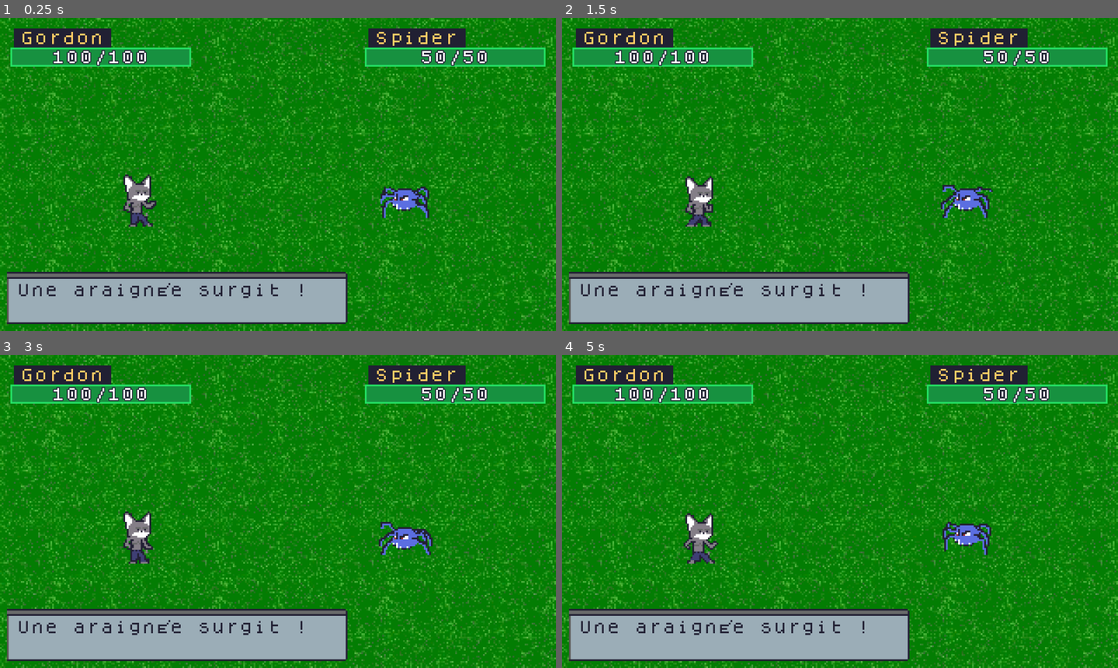
Above: before the commit, frames 1-4 (two rows, left to right).
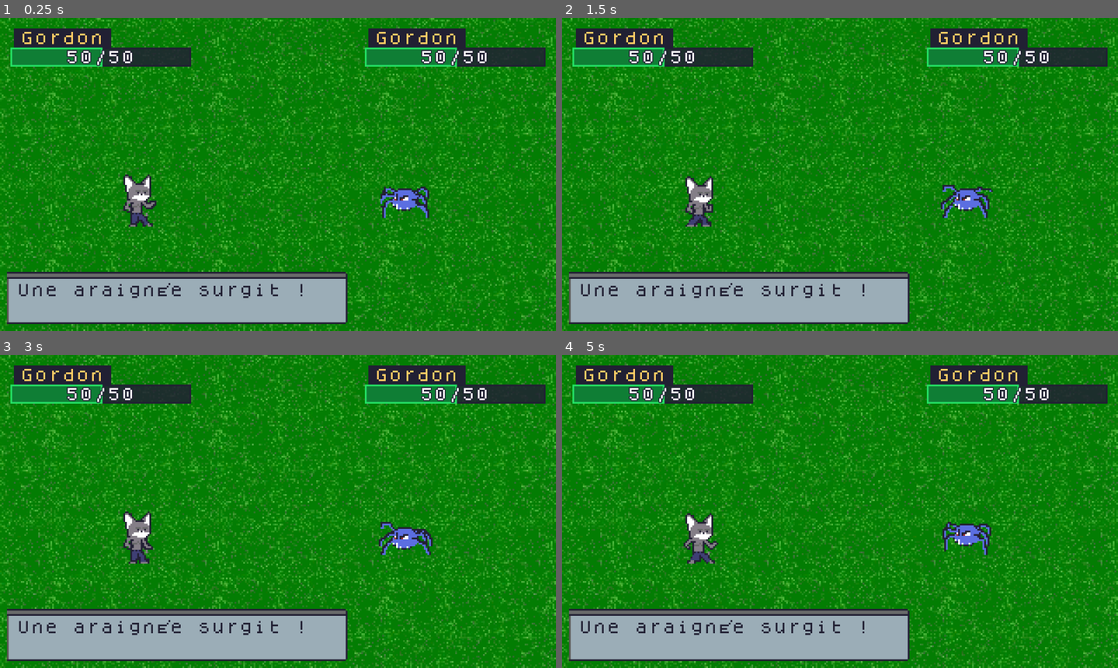
Above: after the commit, the same moments.

Repository: Pedra12/pokemon-rpg-android.
Game: Godot game, scene res://screens/macro-map/spiderFight.tscn
Two runs of this game, one before a commit and one after it. Both use one fixed random seed, a clock stepped at 60 frames per second and the inputs below. This scene is started directly instead of the project's main scene.
Inputs (mouse positions are in pixels of both pictures, inside the frame that each line leads up to):
- Up to frame 1 (0.25 s): no input
- Up to frame 2 (1.5 s): tap Enter (ui_accept) at 0.5, 0.77 s; move the mouse to (962, 158) at 0.52 s; hold Right (ui_right) 0.53-1.25 s; hold Shift 0.53-1.25 s; click (962, 158) at 0.67 s; drag from (728, 190) to (812, 237) at 1.27 s
- Up to frame 3 (3 s): move the mouse to (333, 442) at 2.02 s; hold Right (ui_right) 2.03-2.75 s; tap Ctrl at 2.1 s; drag from (250, 574) to (111, 464) at 2.77 s
- Up to frame 4 (5 s): move the mouse to (1006, 558) at 3.52 s; hold Left (ui_left) 3.53-4.25 s; tap Alt at 3.6 s; tap Enter (ui_accept) at 3.77 s; drag from (673, 464) to (756, 433) at 4.27 s

The runs differ from the first frame. In frame 1, 1.9% of the frame differs, in the area x 9-99%, y 4-16%; in frame 2, 1.9%; in frame 3, 1.9%; in frame 4, 1.9%.
Error before the commit: Invalid access to property or key 'x' on a base object of type 'Nil'. (res://screens/macro-map/spiderFight.gd:38)
Error after the commit: Parse Error: There is already a variable named "activeCreature" declared in this scope. (res://screens/macro-map/spiderFight.gd:195)

Commit message:
Make active creature the player combatant

Diff:
--- a/game/screens/macro-map/spiderFight.gd
+++ b/game/screens/macro-map/spiderFight.gd
@@ -32,7 +32,13 @@
 	rng.randomize()
 
 	playerSavedLife=GlobalPlayer.getLife()
-	$lifePlayer.init(HERO_NAME, GlobalPlayer.getLife(), GlobalPlayer.getMaxLife())
+	var activeCreature=GlobalPlayer.getActiveCreature()
+	if activeCreature.is_empty():
+		activeCreature=GlobalCreatures.createCreature("caranguito")
+		GlobalPlayer.addCreature(activeCreature)
+		activeCreature=GlobalPlayer.getActiveCreature()
+	$creature.setCreature(activeCreature)
+	$lifePlayer.init(str(activeCreature.get("name",HERO_NAME)), int(activeCreature.get("hp",1)), int(activeCreature.get("max_hp",1)))
 	$lifeSpider.init(_trad(GlobalGame.TRAD_FIGHT_SPIDER), lifeSpider, SPIDER_MAX_LIFE)
 
 	positionToGoUp=Vector2( GlobalPlayer.getPosition().x,260)
@@ -43,21 +49,27 @@
 	_playerTurn()
 
 func _playerTurn():
-	$gamepad.showMessage(_trad(GlobalGame.TRAD_FIGHT_CHOOSE) % HERO_NAME)
+	var activeCreature=GlobalPlayer.getActiveCreature()
+	var creatureName=str(activeCreature.get("name",HERO_NAME)) if !activeCreature.is_empty() else HERO_NAME
+	$gamepad.showMessage(_trad(GlobalGame.TRAD_FIGHT_CHOOSE) % creatureName)
 	$gamepad.showActions()
 
 #--- actions du joueur
 
 func _on_gamepad_attack(attack_):
+	var activeCreature=GlobalPlayer.getActiveCreature()
+	var creatureName=str(activeCreature.get("name",HERO_NAME)) if !activeCreature.is_empty() else HERO_NAME
 	var roll=FightRules.rollDamage(attack_.damage, rng)
-	$gamepad.showMessage(_trad(GlobalGame.TRAD_FIGHT_PLAYER_ATTACK) % [HERO_NAME, attack_.name])
-	$player.playAttack(attack_.animation)
-	await $player.attackFinished
-
-	lifeSpider=max(0, lifeSpider-roll.damage)
+	var multiplier=GlobalCreatures.getTypeMultiplier(str(activeCreature.get("type","")), "Veneno") if !activeCreature.is_empty() else 1.0
+	var damage=max(1,int(round(roll.damage*multiplier)))
+	$gamepad.showMessage(_trad(GlobalGame.TRAD_FIGHT_PLAYER_ATTACK) % [creatureName, attack_.name])
+	$creature.playAttack($spider1.position)
+	await $creature.attackFinished
+
+	lifeSpider=max(0, lifeSpider-damage)
 	$spider1.playDamage()
 	_hitEffect($spider1, roll.critical)
-	_popText($spider1, str(roll.damage), COLOR_CRITICAL if roll.critical else COLOR_DAMAGE, roll.critical)
+	_popText($spider1, str(damage), COLOR_CRITICAL if roll.critical else COLOR_DAMAGE, roll.critical)
 	$lifeSpider.updateValue(lifeSpider)
 	if roll.critical:
 		$gamepad.showMessage(_trad(GlobalGame.TRAD_FIGHT_CRITICAL))
@@ -85,6 +97,7 @@
 		var creature=GlobalCreatures.createCreature("aranhito",1)
 		GlobalPlayer.addCreature(creature)
 		GlobalPlayer.addXp(2)
+		GlobalPlayer.addCreatureXp(2)
 		$spider1.visible=false
 		$gamepad.showMessage(_trad(GlobalGame.TRAD_FIGHT_CAPTURED) % creature.name)
 		await _wait(MESSAGE_DELAY*2)
@@ -95,12 +108,16 @@
 		_enemyTurn()
 
 func _on_gamepad_usePotion():
-	var lifeBefore=GlobalPlayer.getLife()
-	GlobalPlayer.useItem(GlobalItems.ID.HEALTH_POTION_10)
-	var healed=GlobalPlayer.getLife()-lifeBefore
-	$gamepad.showMessage(_trad(GlobalGame.TRAD_FIGHT_POTION_USED) % HERO_NAME)
-	_popText($player, "+"+str(healed), COLOR_HEAL)
-	$lifePlayer.updateValue(GlobalPlayer.getLife())
+	var activeCreature=GlobalPlayer.getActiveCreature()
+	if activeCreature.is_empty():
+		_playerTurn()
+		return
+	var lifeBefore=int(activeCreature.get("hp",0))
+	GlobalPlayer.removeItem(GlobalItems.ID.HEALTH_POTION_10)
+	var healed=GlobalPlayer.healActiveCreature(10)-lifeBefore
+	$gamepad.showMessage(_trad(GlobalGame.TRAD_FIGHT_POTION_USED) % str(activeCreature.get("name",HERO_NAME)))
+	_popText($creature, "+"+str(healed), COLOR_HEAL)
+	$lifePlayer.updateValue(GlobalPlayer.getActiveCreature().get("hp",0))
 	await _wait(MESSAGE_DELAY)
 	_enemyTurn()
 
@@ -122,22 +139,32 @@
 	await $spider1.attackFinished
 
 	if !FightRules.rollEnemyHit(rng):
-		_popText($player, _trad(GlobalGame.TRAD_FIGHT_MISS), COLOR_DAMAGE)
+		_popText($creature, _trad(GlobalGame.TRAD_FIGHT_MISS), COLOR_DAMAGE)
 		$gamepad.showMessage(_trad(GlobalGame.TRAD_FIGHT_ENEMY_MISS))
 		await _wait(MESSAGE_DELAY)
 		_playerTurn()
 		return
 
 	var roll=FightRules.rollDamage(SPIDER_DAMAGE, rng, false)
-	GlobalPlayer.damage(roll.damage)
-	$player.playDamage()
-	_hitEffect($player, false)
-	_popText($player, str(roll.damage), COLOR_DAMAGE)
-	$lifePlayer.updateValue(GlobalPlayer.getLife())
-	await $player.damageFinished
-
-	if GlobalPlayer.getLife() <= 0:
-		_defeat()
+	var remainingHp=GlobalPlayer.damageActiveCreature(roll.damage)
+	$creature.playDamage()
+	_hitEffect($creature, false)
+	_popText($creature, str(roll.damage), COLOR_DAMAGE)
+	$lifePlayer.updateValue(remainingHp)
+	await $creature.damageFinished
+
+	if remainingHp <= 0:
+		var nextIndex=GlobalPlayer.getNextHealthyCreatureIndex()
+		if nextIndex>=0:
+			GlobalPlayer.setActiveCreature(nextIndex)
+			var nextCreature=GlobalPlayer.getActiveCreature()
+			$creature.setCreature(nextCreature)
+			$lifePlayer.init(str(nextCreature.get("name","Criatura")),int(nextCreature.get("hp",1)),int(nextCreature.get("max_hp",1)))
+			$gamepad.showMessage(str(nextCreature.get("name","Criatura"))+" entrou na batalha!")
+			await _wait(MESSAGE_DELAY)
+			_playerTurn()
+		else:
+			_defeat()
 	else:
 		_playerTurn()
 
@@ -150,19 +177,24 @@
 
 	var gems=rng.randi_range(VICTORY_GEMS_MIN, VICTORY_GEMS_MAX)
 	GlobalPlayer.addXp(VICTORY_XP)
+	GlobalPlayer.addCreatureXp(VICTORY_XP)
 	GlobalPlayer.addGems(gems)
 	$gamepad.showMessage(_trad(GlobalGame.TRAD_FIGHT_VICTORY) % [VICTORY_XP, gems])
 	await _wait(MESSAGE_DELAY*2)
 	_gotoMap(true)
 
 func _defeat():
-	$gamepad.showMessage(_trad(GlobalGame.TRAD_FIGHT_DEFEAT) % HERO_NAME)
-	var tween=$player.create_tween()
-	tween.tween_property($player, "modulate:a", 0.0, MESSAGE_DELAY)
+	var activeCreature=GlobalPlayer.getActiveCreature()
+	var creatureName=str(activeCreature.get("name",HERO_NAME)) if !activeCreature.is_empty() else HERO_NAME
+	$gamepad.showMessage(_trad(GlobalGame.TRAD_FIGHT_DEFEAT) % creatureName)
+	var tween=$creature.create_tween()
+	tween.tween_property($creature, "modulate:a", 0.0, MESSAGE_DELAY)
 	await _wait(MESSAGE_DELAY*2)
 	# defaite : comme dans la salle des BeVil, on recupere la vie d'avant le combat
 	# et on recule sur la carte
-	GlobalPlayer.setLife(playerSavedLife)
+	var activeCreature=GlobalPlayer.getActiveCreature()
+	if !activeCreature.is_empty() and int(activeCreature.get("hp",0))<=0:
+		GlobalPlayer.healActiveCreature(1)
 	_gotoMap(false)
 
 # victoire : on passe de l'autre cote de la toile ; sinon on recule
